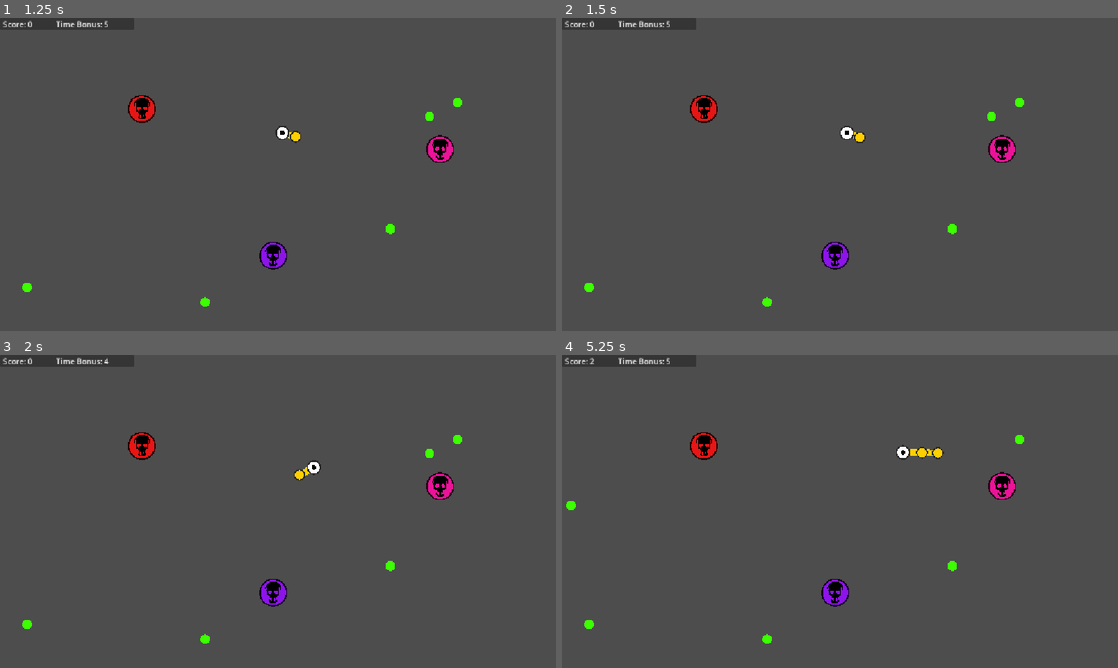
Above: before the commit, frames 1-4 (two rows, left to right).
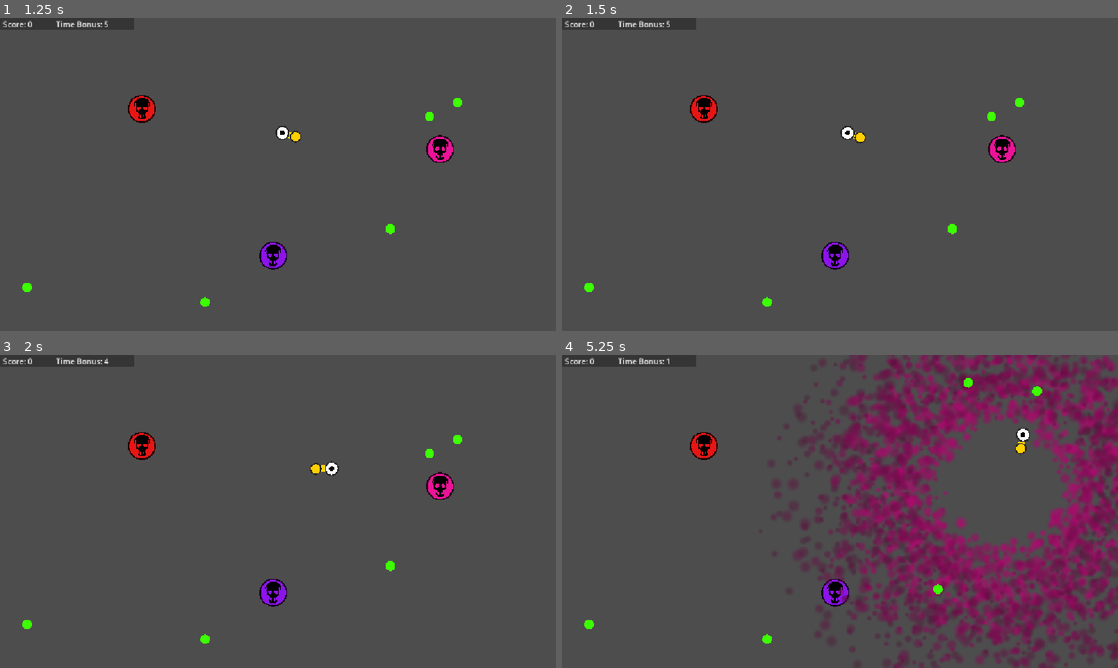
Above: after the commit, the same moments.

Repository: zett42/Physnake
Game: Godot game, scene res://ui/start.tscn
Same seed, same stepped clock (60 frames per second), same inputs: the game is played once before the commit and once after it.
Inputs:
- Up to frame 1 (1.25 s): click "NORMAL" at 0.5 s
- Up to frame 2 (1.5 s): tap Enter at 1.25 s; hold Right (move_right) from 1.28 s (still down)
- Up to frame 3 (2 s): keep holding Right (move_right)
- Up to frame 4 (5.25 s): release Right (move_right) at 2.03 s; hold Down (move_down) 2.03-2.78 s; hold Right (move_right) 2.78-3.53 s; hold Up (move_up) 3.53-4.28 s; hold Left (move_left) from 4.28 s (still down)

Frame 1 is identical in both runs. In frame 2, less than 0.1% of the frame differs, in the area x 50-55%, y 34-40%; in frame 3, 0.3%; in frame 4, 29%, in the area x 0-100%, y 0-100%.

Commit message:
Adjust path guidance damping for more fluid path follow movement and reduce spring effect; adjust snake accel and max speed to compensate for drag caused by path physics

Diff:
--- a/components/snake_controller.gd
+++ b/components/snake_controller.gd
@@ -8,11 +8,11 @@
 const BREADCRUMB_RECORD_DISTANCE: float = 2.0  # Record every 2 pixels
 
 # Path guidance tuning
-@export var path_guidance_kp: float = 50.0  # Position stiffness (gentle guidance)
-@export var path_guidance_kd: float = 20.0  # Velocity damping
+@export var path_guidance_kp: float = 50.0     # Position stiffness (gentle guidance)
+@export var path_guidance_kd: float = 1.5      # Velocity damping - reduces oscillations
 @export var max_guidance_force: float = 200.0  # Force clamp (keep it subtle)
-@export var reference_speed: float = 400.0  # Speed for drive factor calculation
-@export var min_drive_threshold: float = 0.1  # Minimum speed ratio to activate guidance
+@export var reference_speed: float = 400.0     # Speed for drive factor calculation
+@export var min_drive_threshold: float = 0.1   # Minimum speed ratio to activate guidance
 
 # Breadcrumb storage (append-only for performance)
 var breadcrumb_positions: PackedVector2Array = PackedVector2Array()
@@ -78,7 +78,7 @@
 	if breadcrumb_positions.size() < 2:
 		return
 
-	# Calculate drive factor (0 = idle, 1 = moving)
+	# Calculate drive factor (0 = idle, 1 = moving), that avoids unwanted movement when the head is stopped.
 	# Use squared scaling for smoother transition
 	var drive_factor := 0.0
 	if is_instance_valid(head):
--- a/components/snake_head.gd
+++ b/components/snake_head.gd
@@ -2,8 +2,8 @@
 
 # Movement speed and acceleration (when key is hold)
 const SNAKE_MIN_SPEED: float = 300
-const SNAKE_MAX_SPEED: float = 1800
-const SNAKE_ACCELERATION: float = 10
+const SNAKE_MAX_SPEED: float = 2000
+const SNAKE_ACCELERATION: float = 20
 
 const MAX_TIME_BONUS: float = 5
 const TIME_BONUS_DURATION: float = 1
